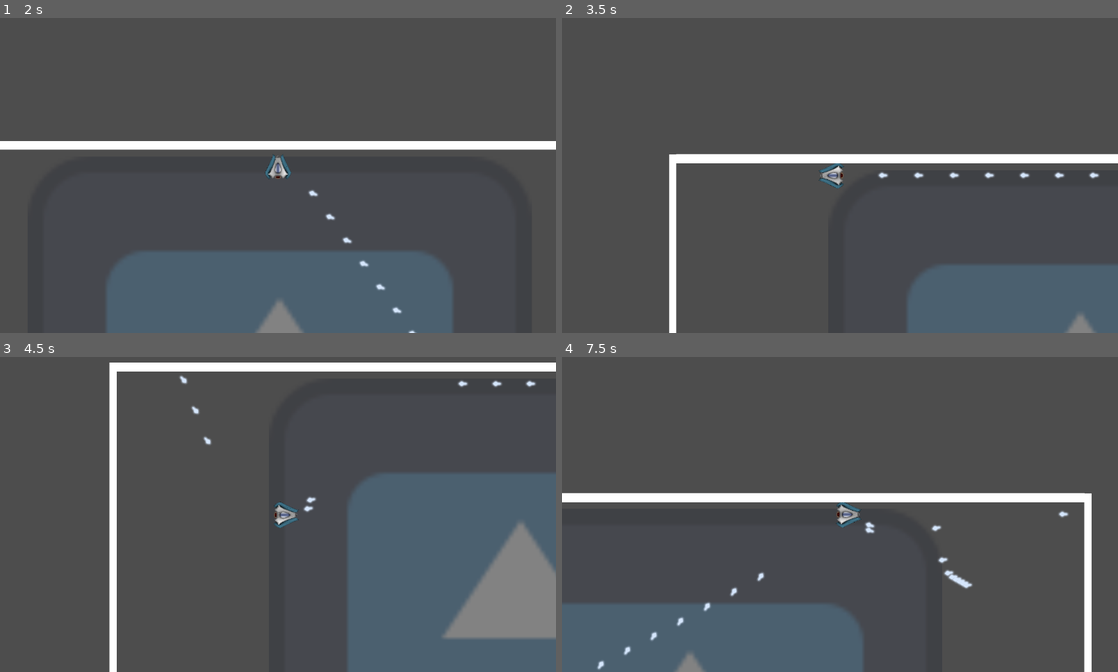
Above: before the commit, frames 1-4 (two rows, left to right).
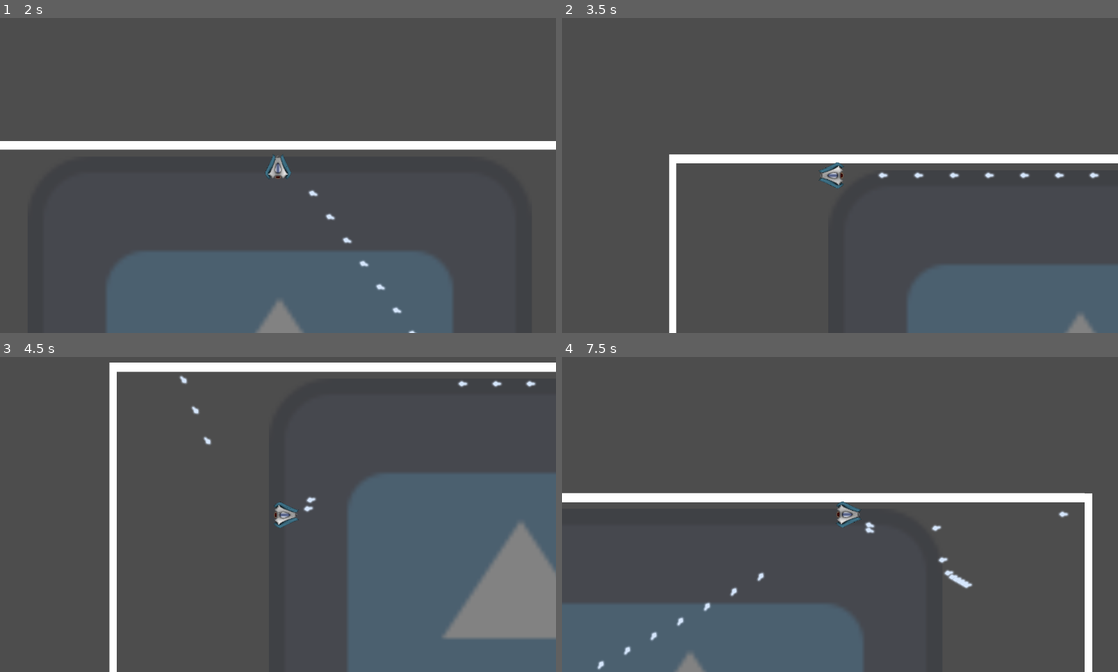
Above: after the commit, the same moments.

Repository: CristianVegara/GeometryWarsGodot
Game: Godot game, scene res://Scenes/GameLevel.tscn
The game is run twice, just before and just after one commit, with the same random seed, the same clock (stepped at 60 frames per second) and the same inputs. The engine's default icon, where the game draws it, is replaced by a stand-in: a white triangle on a blue panel in a dark square.
Inputs (mouse positions are in pixels of both pictures, inside the frame that each line leads up to):
- Up to frame 1 (2 s): move the mouse to (250, 238) at 0.52 s; hold W from 0.53 s (still down); click (250, 238) at 0.67 s; move the mouse to (444, 222) at 1.27 s
- Up to frame 2 (3.5 s): move the mouse to (673, 128) at 2.02 s; release W at 2.03 s; hold A from 2.03 s (still down); move the mouse to (867, 175) at 2.77 s; click (867, 175) at 2.92 s
- Up to frame 3 (4.5 s): move the mouse to (194, 435) at 3.52 s; release A at 3.53 s; hold S 3.53-4.28 s; move the mouse to (400, 498) at 4.27 s; hold D from 4.28 s (still down)
- Up to frame 4 (7.5 s): move the mouse to (728, 530) at 5.02 s; release D at 5.03 s; hold W 5.03-5.78 s; click (728, 530) at 5.17 s; move the mouse to (895, 445) at 5.77 s; hold D from 5.78 s (still down); move the mouse to (812, 577) at 6.52 s; move the mouse to (1006, 561) at 7.27 s; click (1006, 561) at 7.42 s

Frame 1 is identical in both runs. In frame 2, 0.4% of the frame differs, in the area x 20-100%, y 43-52%; in frame 3, 0.2%; in frame 4, 0.1%.

Commit message:
not finished yet

Diff:
--- a/Scenes/GameLevel.tscn
+++ b/Scenes/GameLevel.tscn
@@ -1,7 +1,7 @@
 [gd_scene load_steps=5 format=3 uid="uid://c3tenkt8vcyav"]
 
-[ext_resource type="PackedScene" uid="uid://cfxe2aaigorpf" path="res://Prefabs/Player.tscn" id="1_2s7og"]
 [ext_resource type="Texture2D" uid="uid://b5dtyquqcdeit" path="res://Sprites/icon.svg" id="1_oj88y"]
+[ext_resource type="Script" path="res://Scripts/GameManager.gd" id="1_vxnds"]
 
 [sub_resource type="RectangleShape2D" id="RectangleShape2D_lrngr"]
 size = Vector2(3040, 33.875)
@@ -10,14 +10,13 @@
 size = Vector2(27.875, 2043)
 
 [node name="Level" type="Node"]
+script = ExtResource("1_vxnds")
 
 [node name="Sprite2D" type="Sprite2D" parent="."]
 modulate = Color(1, 1, 1, 0.301961)
 position = Vector2(556, 278)
 scale = Vector2(15, 15)
 texture = ExtResource("1_oj88y")
-
-[node name="Player" parent="." instance=ExtResource("1_2s7og")]
 
 [node name="BoundaryLimits" type="StaticBody2D" parent="."]
 
@@ -61,3 +60,6 @@
 offset_top = -1021.0
 offset_right = 14.0
 offset_bottom = 1027.0
+
+[node name="PlayerSpawnTimer" type="Timer" parent="."]
+one_shot = true
--- /dev/null
+++ b/Scripts/GameManager.gd
@@ -0,0 +1,20 @@
+extends Node
+
+
+var playerScene = preload("res://Prefabs/Player.tscn")
+
+
+func _ready():
+	spawn_player()
+
+
+func _process(delta):
+	spawn_player()
+
+
+
+func spawn_player():
+	if not is_instance_valid(get_node("Player")):
+		var instance = playerScene.instantiate()
+		add_child(instance)
+		print("Player was spawned!")
